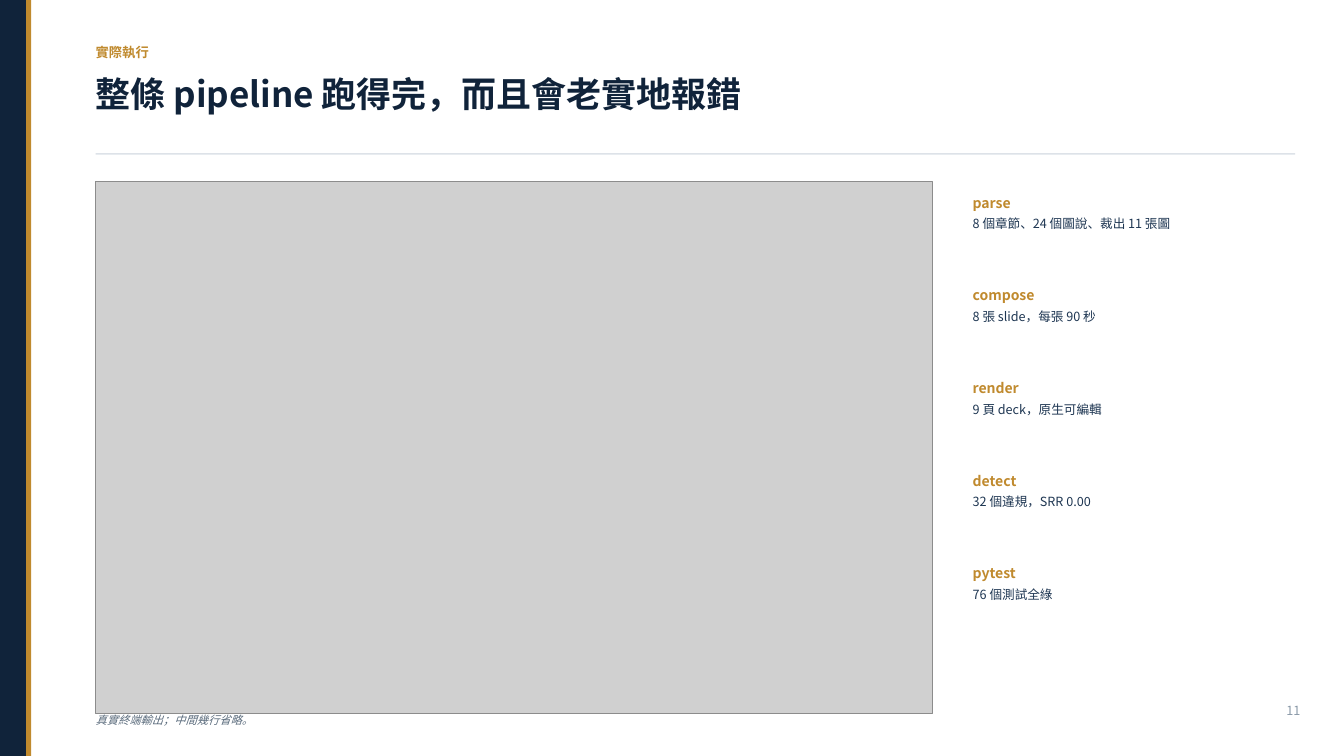
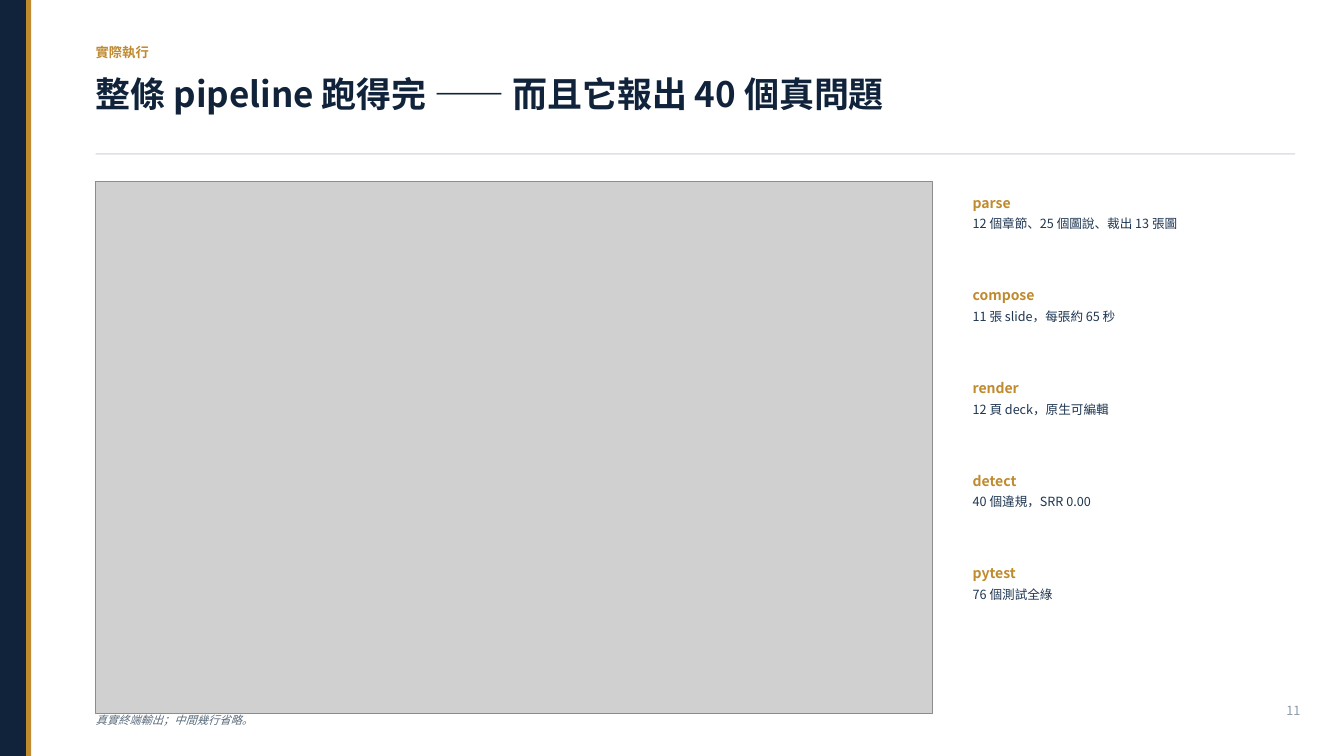
Before and after one commit to Mizuki0215/capstone-ppt-agent, a slide deck: slide 11 of deck/progress_deck_zh.pptx. Drawn at 1344x756 pixels with LibreOffice and Linux fonts; fonts in the diff are those of the drawing; grey boxes stand for pictures. Boxes give left, top, right and bottom in pixels: in the first picture for what was removed or moved away, otherwise in the second. Text is boxed around its words. In the diff, an @@ line names an element or a change of style, - is before the commit and + after.

```diff
--- a/deck/progress_deck_zh.pptx
+++ b/deck/progress_deck_zh.pptx
@@ text at (96, 77, 884, 115): text changed @@
-整條 pipeline 跑得完，而且會老實地報錯
+整條 pipeline 跑得完 —— 而且它報出 40 個真問題
@@ text at (973, 217, 1177, 229): text changed @@
-8 個章節、24 個圖說、裁出 11 張圖
+12 個章節、25 個圖說、裁出 13 張圖
@@ text at (973, 310, 1116, 322): text changed @@
-8 張 slide，每張 90 秒
+11 張 slide，每張約 65 秒
@@ text at (973, 403, 1109, 415): text changed @@
-9 頁 deck，原生可編輯
+12 頁 deck，原生可編輯
@@ text at (973, 495, 1091, 507): text changed @@
-32 個違規，SRR 0.00
+40 個違規，SRR 0.00
```
Also in this commit, not shown: 2 other slides changed, 19 other files.
